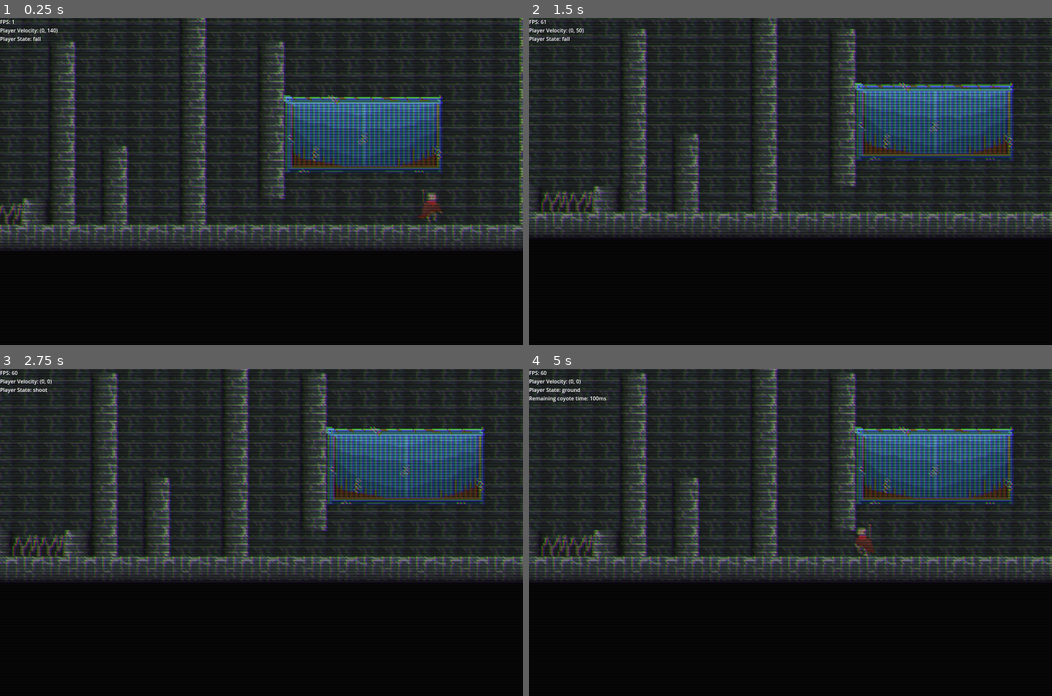
Above: before the commit, frames 1-4 (two rows, left to right).
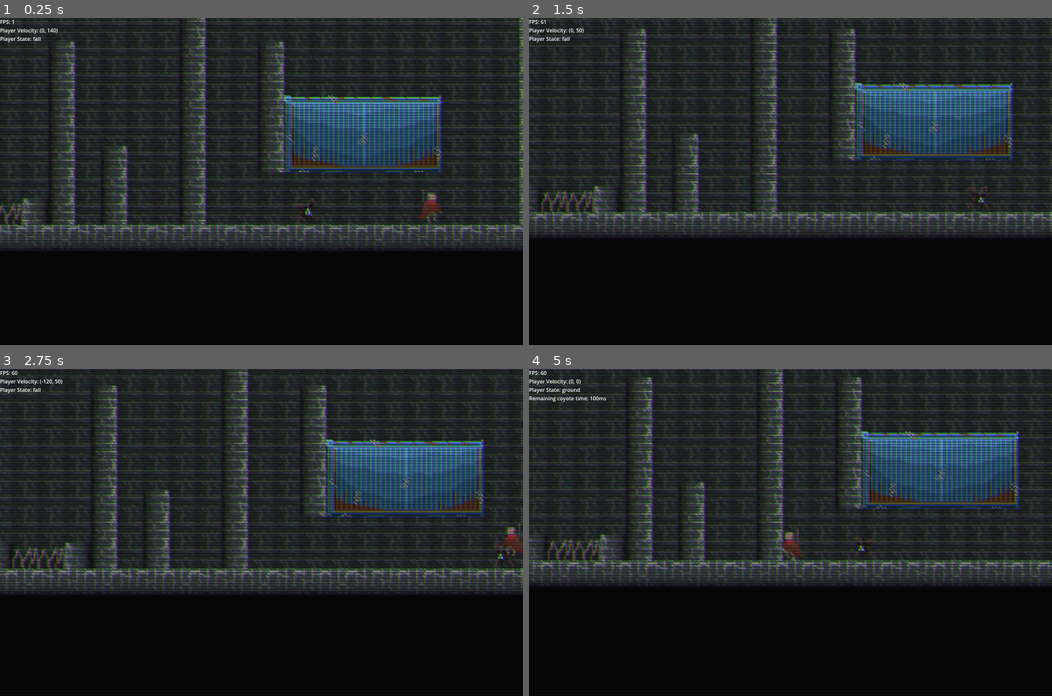
Above: after the commit, the same moments.

Repository: Rowan-Nag/Metroidvania
Game: Godot game, scene res://Main.tscn
The game is run twice, just before and just after one commit, with the same random seed, the same clock (stepped at 60 frames per second) and the same inputs.
Inputs (mouse positions are in pixels of both pictures, inside the frame that each line leads up to):
- Up to frame 1 (0.25 s): no input
- Up to frame 2 (1.5 s): move the mouse to (905, 165) at 0.52 s; hold D (Right) from 0.53 s (still down); click (905, 165) at 0.6 s; tap Space (Jump) at 0.77 s; move the mouse to (685, 197) at 1.27 s; tap Shift (Dash) at 1.35 s
- Up to frame 3 (2.75 s): tap Space (Jump) at 1.52 s; move the mouse to (313, 460) at 2.02 s; release D (Right) at 2.03 s; hold A (Left) from 2.03 s (still down); hold Right mouse button (Rocket) from 2.03 s (still down)
- Up to frame 4 (5 s): move the mouse to (764, 597) at 2.77 s; release A (Left) at 2.78 s; release Right mouse button (Rocket) at 2.78 s; hold D (Right) 2.78-4.28 s; tap Q (Shield) at 2.85 s; tap Space (Jump) at 3.02, 3.77, 4.52 s; move the mouse to (947, 581) at 3.52 s; click (947, 581) at 3.6 s; move the mouse to (633, 483) at 4.27 s; hold A (Left) from 4.28 s (still down); tap Shift (Dash) at 4.35 s

The runs differ from the first frame. In frame 1, 0.3% of the frame differs, in the area x 49-61%, y 47-63%; in frame 2, 0.3%; in frame 3, 19%; in frame 4, 21%, in the area x 0-100%, y 0-67%.

Commit message:
added ennemy freezing. Modified main scene slightly for testing

Diff:
--- a/Main.tscn
+++ b/Main.tscn
@@ -5,26 +5,14 @@
 [ext_resource type="Script" path="res://GameManager.gd" id="2_oe6uh"]
 [ext_resource type="Script" path="res://ControllableCamera.gd" id="3_f6oo0"]
 [ext_resource type="TileSet" uid="uid://5iwb7kuuxp5u" path="res://Sprites/Tiles/Coast/CoastTileset.tres" id="3_xe3hy"]
-[ext_resource type="PackedScene" path="res://CameraBounds.tscn" id="4_3mewt"]
-[ext_resource type="PackedScene" path="res://camera_shake.tscn" id="4_xn4hc"]
+[ext_resource type="PackedScene" uid="uid://eo28tapbfmtf" path="res://CameraBounds.tscn" id="4_3mewt"]
+[ext_resource type="PackedScene" uid="uid://osrkuvyh5mee" path="res://camera_shake.tscn" id="4_xn4hc"]
+[ext_resource type="PackedScene" uid="uid://c7bluxuv6c2rp" path="res://Scripts/Enemies/trash_collector.tscn" id="5_tib4v"]
 [ext_resource type="Shader" path="res://Lines.gdshader" id="8_8uuey"]
 
 [sub_resource type="ShaderMaterial" id="ShaderMaterial_b58oq"]
 shader = ExtResource("8_8uuey")
 shader_parameter/scanline_count = 120.0
-
-[sub_resource type="ParticleProcessMaterial" id="ParticleProcessMaterial_ofhjd"]
-particle_flag_disable_z = true
-emission_shape = 3
-emission_box_extents = Vector3(600, 1, 1)
-direction = Vector3(2.66, 3, 2.08165e-12)
-spread = 6.97
-initial_velocity_min = 607.98
-initial_velocity_max = 607.98
-gravity = Vector3(2.08165e-12, 10, 2.08165e-12)
-scale_min = 3.0
-scale_max = 3.0
-color = Color(0.796078, 0.780392, 0.756863, 1)
 
 [sub_resource type="Animation" id="Animation_bhwx3"]
 resource_name = "fade_in"
@@ -99,8 +87,13 @@
 [node name="Foreground" type="TileMap" parent="Game/Coast/Level"]
 tile_set = ExtResource("3_xe3hy")
 format = 2
-layer_0/tile_data = PackedInt32Array(262134, 4, 1, 262135, 6 …(2368 unchanged characters)… 6, 3, -65521, 131076, 2, 15, 131076, 3, 65551, 131076, 4, -262129, 131076, 2, -196593, 131076, 3,  …(1073 unchanged characters)…
+layer_0/tile_data = PackedInt32Array(262134, 4, 1, 262135, 6 …(2368 unchanged characters)… 6, 3, -65521, 131076, 2, 15, 131076, 3, -262129, 131076, 2, -196593, 131076, 3,  …(1073 unchanged characters)…
 layer_1/tile_data = PackedInt32Array(-65539, 0, 131072, -65538, 0, 131072, -65537, 0, 131072, -131072, 0, 131072, 131075, 0, 131072, 131078, 0, 131072)
+
+[node name="Trash_Collector" parent="Game/Coast/Level" instance=ExtResource("5_tib4v")]
+position = Vector2(265, 29)
+weight = 8
+knockbackMultiplier = 1.0
 
 [node name="Enemies" type="Node" parent="Game/Coast"]
 
@@ -134,17 +127,6 @@
 
 [node name="camera_shake" parent="Game/Player/Camera2D" instance=ExtResource("4_xn4hc")]
 
-[node name="Rain?2" type="GPUParticles2D" parent="Game/Player"]
-modulate = Color(0, 0.74902, 1, 1)
-visibility_layer = 2
-z_index = -10
-z_as_relative = false
-position = Vector2(-30.9488, -573.98)
-scale = Vector2(1.62888, 1.82796)
-amount = 1600
-process_material = SubResource("ParticleProcessMaterial_ofhjd")
-lifetime = 13.17
-
 [node name="LoadingScreen" type="ColorRect" parent="Game"]
 modulate = Color(1, 1, 1, 0)
 offset_left = -776.0
@@ -160,8 +142,8 @@
 }
 
 [connection signal="body_exited" from="Game/Coast/Level/Foreground/Safe_Marker" to="Game/Coast/Level/Foreground/Safe_Marker" method="_on_body_exited"]
-[connection signal="body_exited" from="Game/Coast/Level/Foreground/@Area2D@19118" to="Game/Coast/Level/Foreground/@Area2D@19118" method="_on_body_exited"]
-[connection signal="body_exited" from="Game/Coast/Level/Foreground/@Area2D@19119" to="Game/Coast/Level/Foreground/@Area2D@19119" method="_on_body_exited"]
-[connection signal="body_exited" from="Game/Coast/Level/Foreground/@Area2D@19120" to="Game/Coast/Level/Foreground/@Area2D@19120" method="_on_body_exited"]
-[connection signal="body_exited" from="Game/Coast/Level/Foreground/@Area2D@19121" to="Game/Coast/Level/Foreground/@Area2D@19121" method="_on_body_exited"]
-[connection signal="body_exited" from="Game/Coast/Level/Foreground/@Area2D@19122" to="Game/Coast/Level/Foreground/@Area2D@19122" method="_on_body_exited"]
+[connection signal="body_exited" from="Game/Coast/Level/Foreground/@Area2D@114329" to="Game/Coast/Level/Foreground/@Area2D@114329" method="_on_body_exited"]
+[connection signal="body_exited" from="Game/Coast/Level/Foreground/@Area2D@114330" to="Game/Coast/Level/Foreground/@Area2D@114330" method="_on_body_exited"]
+[connection signal="body_exited" from="Game/Coast/Level/Foreground/@Area2D@114331" to="Game/Coast/Level/Foreground/@Area2D@114331" method="_on_body_exited"]
+[connection signal="body_exited" from="Game/Coast/Level/Foreground/@Area2D@114332" to="Game/Coast/Level/Foreground/@Area2D@114332" method="_on_body_exited"]
+[connection signal="body_exited" from="Game/Coast/Level/Foreground/@Area2D@114333" to="Game/Coast/Level/Foreground/@Area2D@114333" method="_on_body_exited"]
--- a/Scripts/Enemies/Enemy.gd
+++ b/Scripts/Enemies/Enemy.gd
@@ -9,9 +9,16 @@
 
 @export var maxHealth : float = 100 # Enemy max health
 var health : float = maxHealth # Enemy current health
+@export_category("Weight / Knockback")
+@export var weight = 10
+@export var knockbackMultiplier : float = 1
+
+var time_scale : float = 1.0 # used for freezing / unfreezing enemies, or slowing them down.
 
 var simpleKnockback : float = 0
 var movementDirection : float = 0
+
+var ongoing_time_scale_effects : Array = [1.0]
 
 @onready var enemyContactDamage = $EnemyContactDamage
 @onready var animated_sprite : AnimatedSprite2D = $AnimatedSprite2D
@@ -26,9 +33,10 @@
 	state_machine.init(self)
 
 func handle_knockback(delta):
-	simpleKnockback = move_toward(simpleKnockback, 0, abs(simpleKnockback)*8*delta)
+	simpleKnockback = move_toward(simpleKnockback, 0, abs(simpleKnockback)*8*delta*time_scale)
 	#technically this is an exponentially decaying velocity (should be quadratic) but this is much easier than fiddling with numbers (500*delta is alternative)
 	velocity.x += simpleKnockback
+	velocity.y += simpleKnockback / 10
 
 func _physics_process(delta):
 	state_machine.process_physics(delta)
@@ -54,7 +62,7 @@
 
 
 func knockback(knockbackDir : float):
-	simpleKnockback = knockbackDir
+	simpleKnockback = knockbackDir * knockbackMultiplier / weight
 #	print("knockback:", simpleKnockback)
 func die():
 	#When the enemy is killed, try to play it's "death" animation
@@ -81,3 +89,26 @@
 
 func getPlayerRelativePosition() -> Vector2:
 	return to_local(Global.player.global_position)
+
+func move_and_slide_timewise():
+	velocity *= time_scale
+	move_and_slide()
+	velocity /= time_scale
+
+func change_time_scale(new_time_scale : float, duration : float, delayed_knockback : float = 0):
+	if(new_time_scale == 0):
+		new_time_scale = 0.0000001
+
+	ongoing_time_scale_effects.append(new_time_scale)
+	time_scale = ongoing_time_scale_effects.min()
+	animated_sprite.speed_scale = time_scale
+
+
+	await get_tree().create_timer(duration).timeout
+
+	if (delayed_knockback != 0):
+		knockback(delayed_knockback)
+
+	ongoing_time_scale_effects.erase(new_time_scale)
+	time_scale = ongoing_time_scale_effects.min() # if all time scale effects are gone, there will still be a 1.0 in the array.
+	animated_sprite.speed_scale = time_scale
--- a/Scripts/Enemies/EnemyContactDamage.gd
+++ b/Scripts/Enemies/EnemyContactDamage.gd
@@ -3,7 +3,7 @@
 
 var isActive : bool = true # If collision is turned on, basically
 @export var contactDamage : float = 1 # damage to (to the player) do on-contact
-@export var contactKnockback : float = 0.9 # knockback applied to player on-contact
+@export var contactKnockbackMultiplier : float = 1 # knockback applied to player on-contact
 
 # Called when the node enters the scene tree for the first time.
 
@@ -12,11 +12,14 @@
 	if(body is Player and isActive):
 
 		var knockbackDir = Vector2()
-		knockbackDir.x = sign(body.global_position.x-global_position.x)*1 #gets -2 or 2
+		knockbackDir.x = sign(body.global_position.x-global_position.x)*1
 		knockbackDir.y = -1.5
+
+		knockbackDir *= 100 * get_parent().weight * contactKnockbackMultiplier
+
 		var enemy = get_parent()
 		if(enemy is Enemy):
-			body.take_damage(contactDamage, knockbackDir*contactKnockback, enemy)
+			body.take_damage(contactDamage, knockbackDir, enemy)
 		else:
-			body.take_damage(contactDamage, knockbackDir*contactKnockback)
+			body.take_damage(contactDamage, knockbackDir)
 		#this is: Player.take_damage(damage, knockback)
--- a/Scripts/Enemies/EnemyPatrolState.gd
+++ b/Scripts/Enemies/EnemyPatrolState.gd
@@ -58,7 +58,7 @@
 		parent.play_animation("idle")
 
 	parent.handle_knockback(delta)
-	parent.move_and_slide()
+	parent.move_and_slide_timewise()
 	return null
 
 func play_animation(animation) -> void:
--- a/Scripts/Enemies/trash_collector.tscn
+++ b/Scripts/Enemies/trash_collector.tscn
@@ -161,6 +161,8 @@
 position = Vector2(-4, -2)
 collision_layer = 8
 script = ExtResource("1_uhhc5")
+weight = 5
+knockbackMultiplier = 0.5
 metadata/_edit_group_ = true
 
 [node name="EnemyContactDamage" parent="." instance=ExtResource("2_558rh")]
@@ -177,13 +179,13 @@
 shape = SubResource("RectangleShape2D_s2sxs")
 
 [node name="floorDetector" type="RayCast2D" parent="."]
-position = Vector2(32, 4)
-target_position = Vector2(0, 27)
+position = Vector2(13, 4)
+target_position = Vector2(0, 7)
 hit_from_inside = true
 
 [node name="wallDetector" type="RayCast2D" parent="."]
 position = Vector2(1, 4)
-target_position = Vector2(41, 0)
+target_position = Vector2(21, 0)
 collision_mask = 9
 
 [node name="state_machine" type="Node" parent="." node_paths=PackedStringArray("starting_state")]
--- a/Scripts/Player/Player.gd
+++ b/Scripts/Player/Player.gd
@@ -22,6 +22,10 @@
 var health : int = maxHealth
 @export var immunityTime : float = 0.2
 
+@export_category("Weight / Knockback")
+@export var weight = 10
+@export var knockbackMultiplier = 1
+
 @onready var immunity : Timer = $immunityTimer
 @onready var jumpBuffer : Timer = $jumpBufferTimer
 @onready var attackCooldown : Timer = $AttackCooldown
@@ -43,12 +47,15 @@
 func grant_immunity(immuneTime):
 	immunity.start(immuneTime)
 
-func take_damage(damage : int, knockback : Vector2 = Vector2.ZERO, enemy : Enemy = null) -> void:
+func take_damage(damage : int, knockback, enemy : Enemy = null) -> void:
 	took_damage.emit(damage, enemy)
 	if(immunity.is_stopped()):
 		immunity.start(immunityTime)
 		health -= damage
-		velocity = knockback*400
+		if (knockback is float):
+			knockback(knockback)
+		if (knockback is Vector2):
+			knockback_vec(knockback)
 		state_machine.change_state(fall_state)
 		if(health <= 0):
 			# Die, probably should emit a signal here saying that the player died.
@@ -81,3 +88,9 @@
 
 func jump_buffered() -> bool:
 	return not jumpBuffer.is_stopped()
+
+func knockback(direction : float):
+	velocity.x = direction * knockbackMultiplier / weight
+
+func knockback_vec(direction : Vector2):
+	velocity = direction * knockbackMultiplier / weight
--- a/Scripts/Player/attack1.gd
+++ b/Scripts/Player/attack1.gd
@@ -3,6 +3,9 @@
 @onready var hitParticles = preload("res://Particles/attack_particles.tscn")
 @onready var attackRay = $RayCast2D
 # Called when the node enters the scene tree for the first time.
+@export var knockbackMagnitude : int = 100
+@export var enemyFreezeTime : float = 0.1
+
 func _ready():
 	awaitCompletion() # Awaits to remove itself (putting it in a function like this starts it as a coroutine)
 
@@ -22,8 +25,10 @@
 func _on_area_2d_body_entered(body):
 	var hitEnemy = false
 	if(body is Enemy):
-		var knockBackDir= sign(body.global_position.x-global_position.x)*500
-		body.take_damage(10, knockBackDir)
+		var knockBackDir= sign(body.global_position.x-global_position.x) * knockbackMagnitude * Global.player.weight
+		body.take_damage(10, 0)
+		body.change_time_scale(0, enemyFreezeTime * Global.player.weight / body.weight, knockBackDir)
+		Global.player.knockback(-knockBackDir)
 		hitEnemy = true
 #	attackRay.set_target_position(to_local(body.global_position))
 	attackRay.force_raycast_update()
--- a/player.tscn
+++ b/player.tscn
@@ -905,7 +905,6 @@
 script = ExtResource("13_r3n26")
 gravityMultiplier = 0.5
 horizontal_jump_velocity = 200
-vertical_jump_velocity = 150
 terminal_velocity = 50
 
 [node name="shield" type="Node" parent="state_machine"]
Not shown: 1 places in Sprites/Tiles/Coast/CoastTileset.tres that only renumber resources
Not shown: 1 places in player.tscn that only renumber resources
Not shown: 1 places in safe_marker.tscn that only renumber resources
